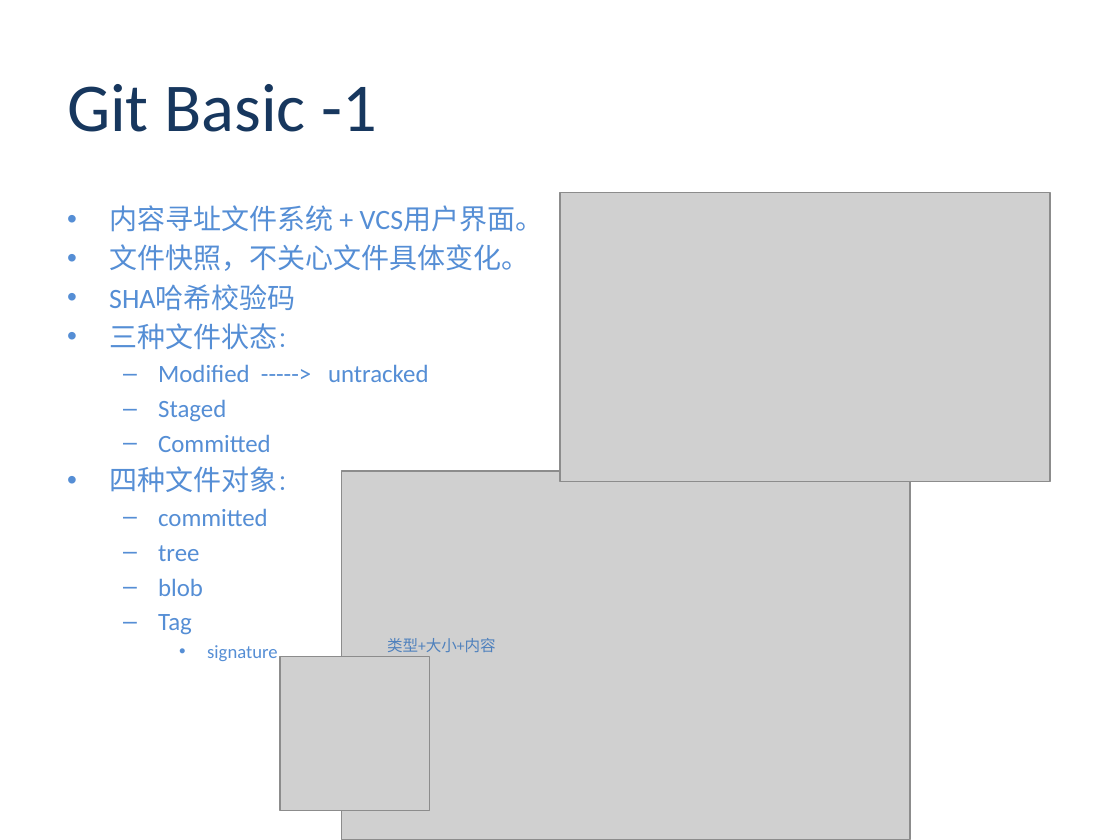
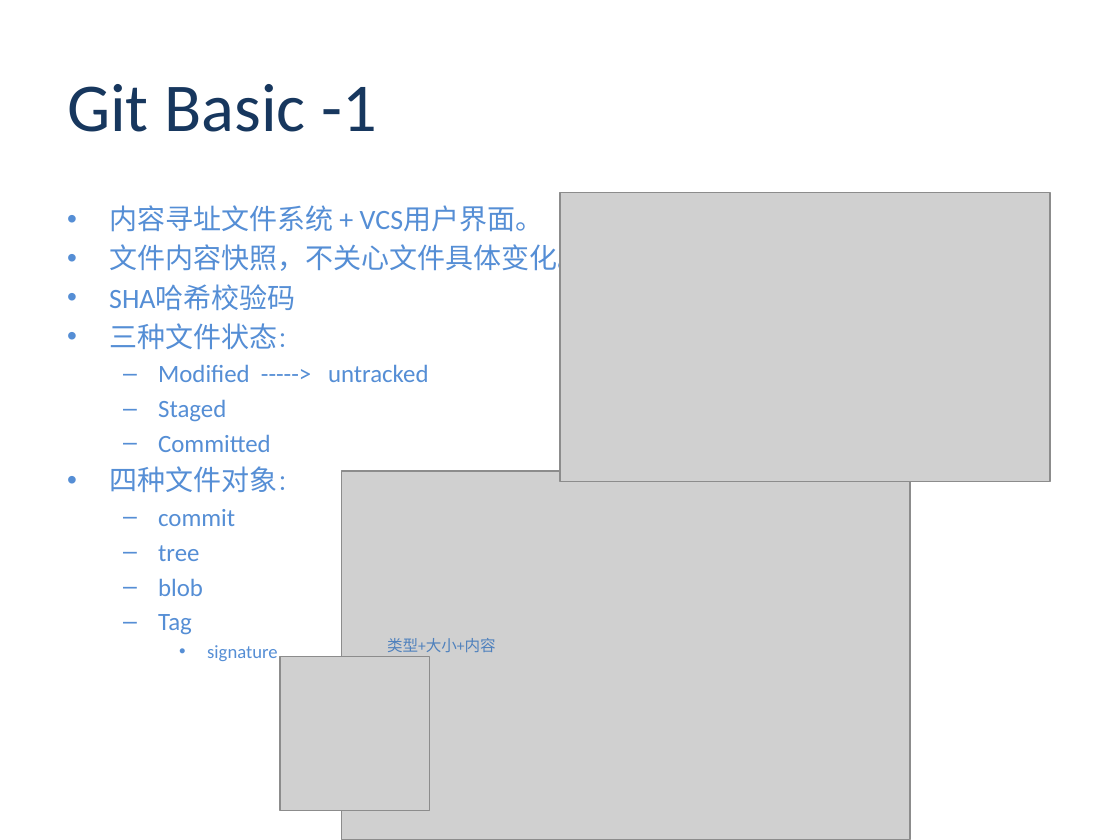
Before and after one commit to ayi0z/PGRN, a slide deck: slide 9 of ProGit.pptx. Drawn at 1120x840 pixels with LibreOffice and Linux fonts; fonts in the diff are those of the drawing; grey boxes stand for pictures; background and template pictures are left out. Boxes give left, top, right and bottom in pixels: in the first picture for what was removed or moved away, otherwise in the second. Text is boxed around its words. In the diff, an @@ line names an element or a change of style, - is before the commit and + after.

```diff
--- a/ProGit.pptx
+++ b/ProGit.pptx
@@ text at bbox=[109, 240, 585, 276]: text changed @@
-• 文件快照，不关心文件具体变化。
+• 文件内容快照，不关心文件具体变化。
@@ text at bbox=[158, 509, 235, 526]: text changed @@
-  – committed
+  – commit
```
Also in this commit, not shown: 6 other slides changed, 13 slides added, 1 other file.
